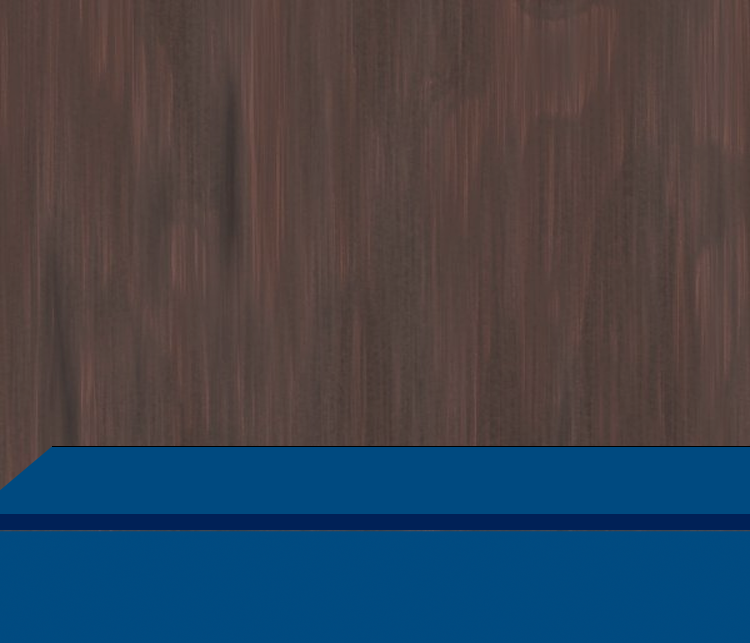
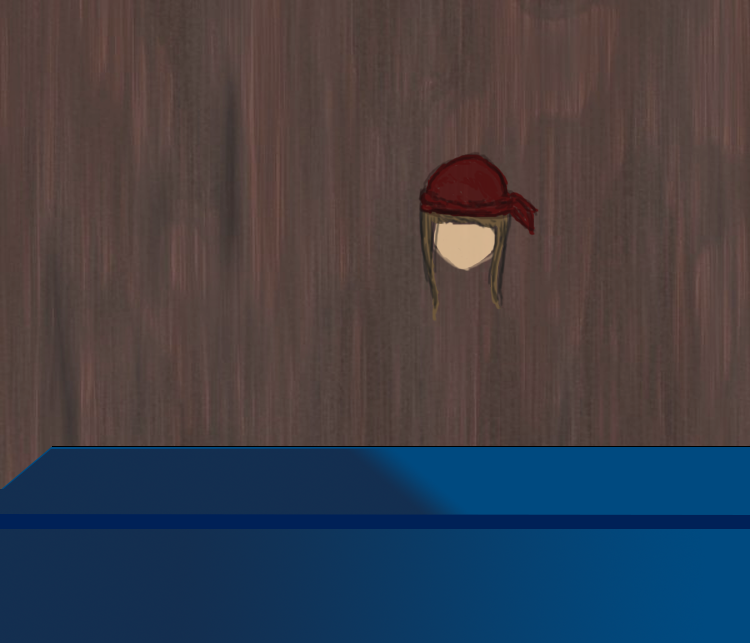
Comparing the layer stacks of the two 750 x 643 images. Changes:
added layer "Bandanna" above "Layer 5" over [left=418, top=151, right=539, bottom=235]
added layer "Layer 5" above "Face" over [left=418, top=196, right=512, bottom=321]
added layer "Face" (75%) above "Layer 3" over [left=432, top=220, right=503, bottom=272]
added layer "Layer 3" above "Layer 2" over [left=0, top=448, right=750, bottom=643]
painted on "Layer 2" over [left=174, top=563, right=400, bottom=613]
painted on "Shape 2" over [left=53, top=539, right=537, bottom=596]
